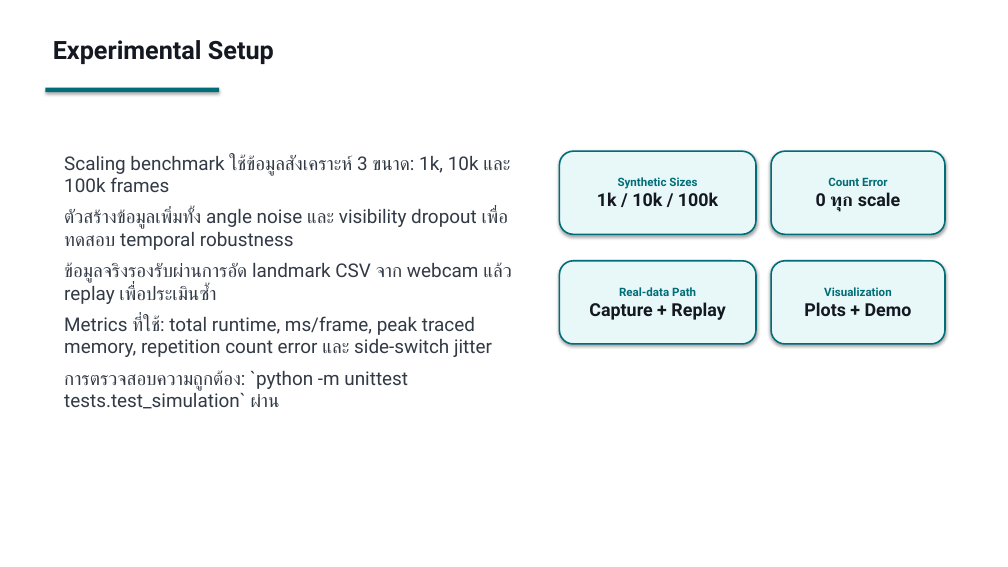
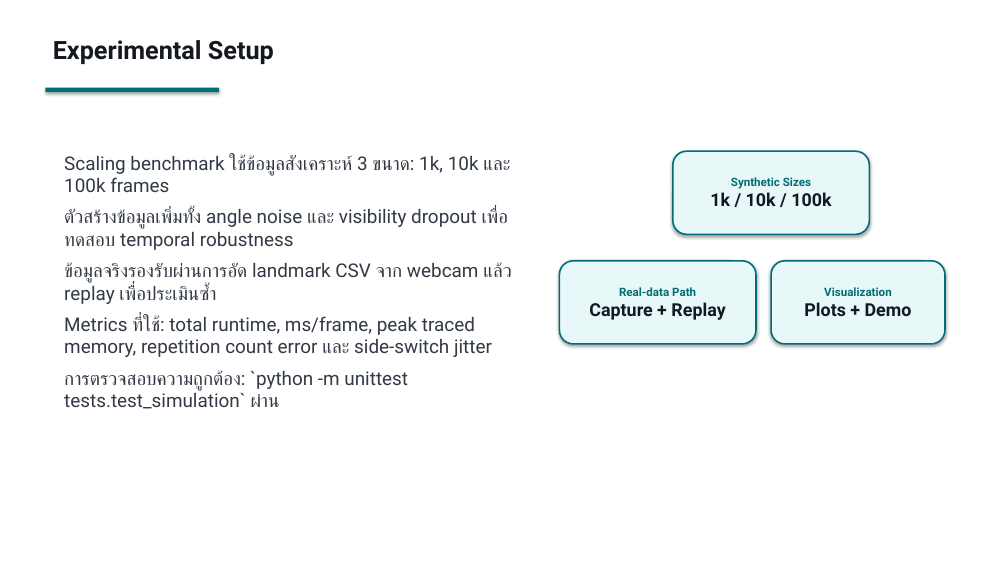
Before and after one commit to thipbadee/computer-animation-project-, a slide deck: slide 8 of report/presentation.pptx. Drawn at 1008x567 pixels with LibreOffice and Linux fonts; fonts in the diff are those of the drawing. Boxes give left, top, right and bottom in pixels: in the first picture for what was removed or moved away, otherwise in the second. Text is boxed around its words. In the diff, an @@ line names an element or a change of style, - is before the commit and + after.

```diff
--- a/report/presentation.pptx
+++ b/report/presentation.pptx
@@ rounded rectangle "Synthetic Sizes": place and size @@
-rounded rectangle "Synthetic Sizes" at (560,151,756,234)
+rounded rectangle "Synthetic Sizes" at (673,151,870,234)
@@ rounded rectangle removed at (771,151,945,234) @@
-Count Error
-0 ทุก scale
```
Also in this commit, not shown: 3 other slides changed, 1 other file.
